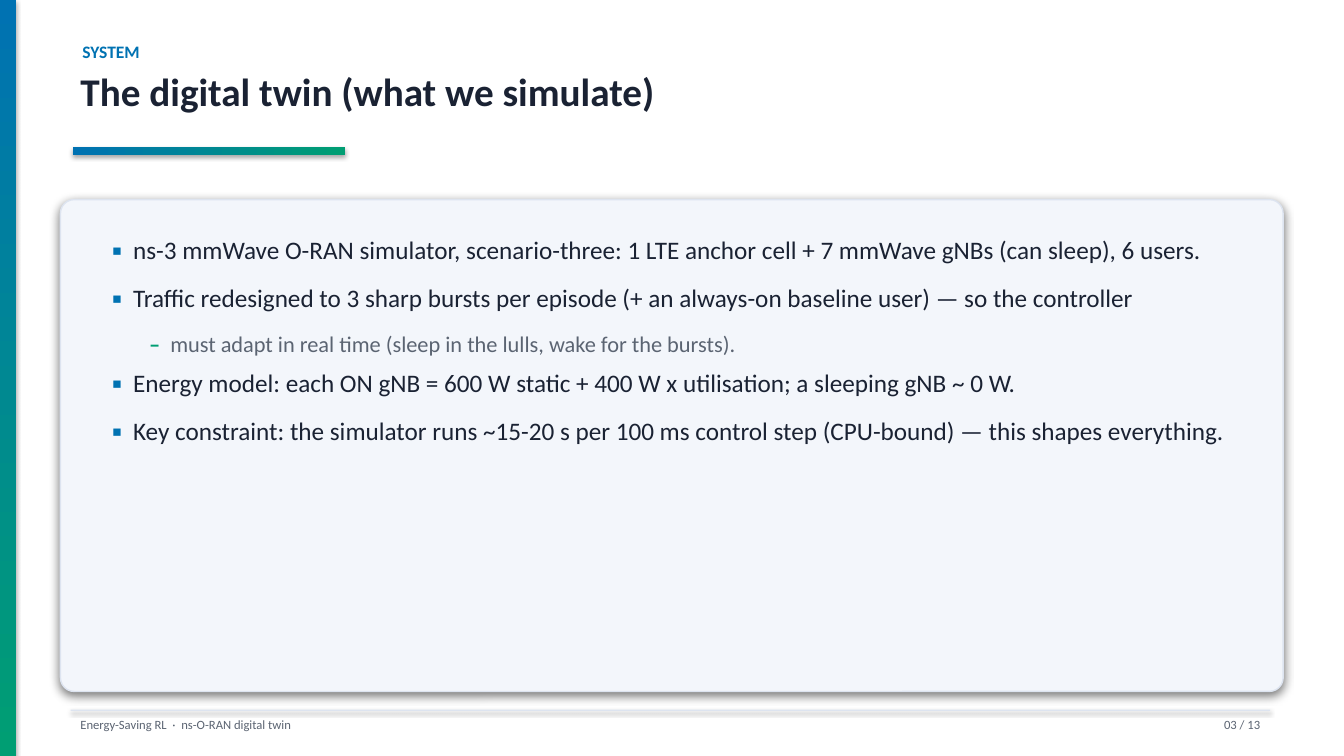
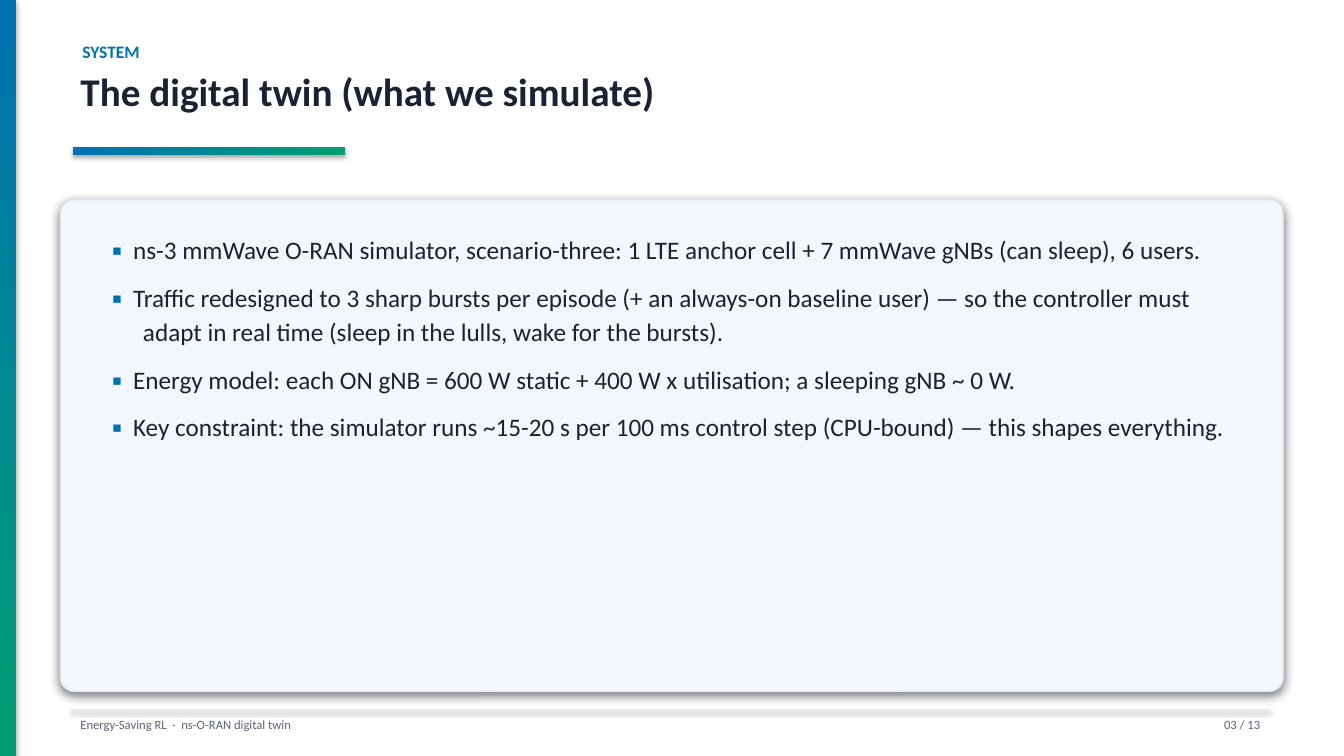
Before and after one commit to SergeantCooper/ns-o-ran-gym, a slide deck: slide 3 of energy_saving_RL_project.pptx. Drawn at 1344x756 pixels with LibreOffice and Linux fonts; fonts in the diff are those of the drawing. Boxes give left, top, right and bottom in pixels: in the first picture for what was removed or moved away, otherwise in the second. Text is boxed around its words. In the diff, an @@ line names an element or a change of style, - is before the commit and + after.

```diff
--- a/energy_saving_RL_project.pptx
+++ b/energy_saving_RL_project.pptx
@@ text at (133, 288, 1189, 345): text changed @@
-▪ Traffic redesigned to 3 sharp bursts per episode (+ an always-on baseline user) — so the controller
-– must adapt in real time (sleep in the lulls, wake for the bursts).
+▪ Traffic redesigned to 3 sharp bursts per episode (+ an always-on baseline user) — so the controller must adapt in real time (sleep in the lulls, wake for the bursts).
```
Also in this commit, not shown: 5 other slides changed, 1 other file.
